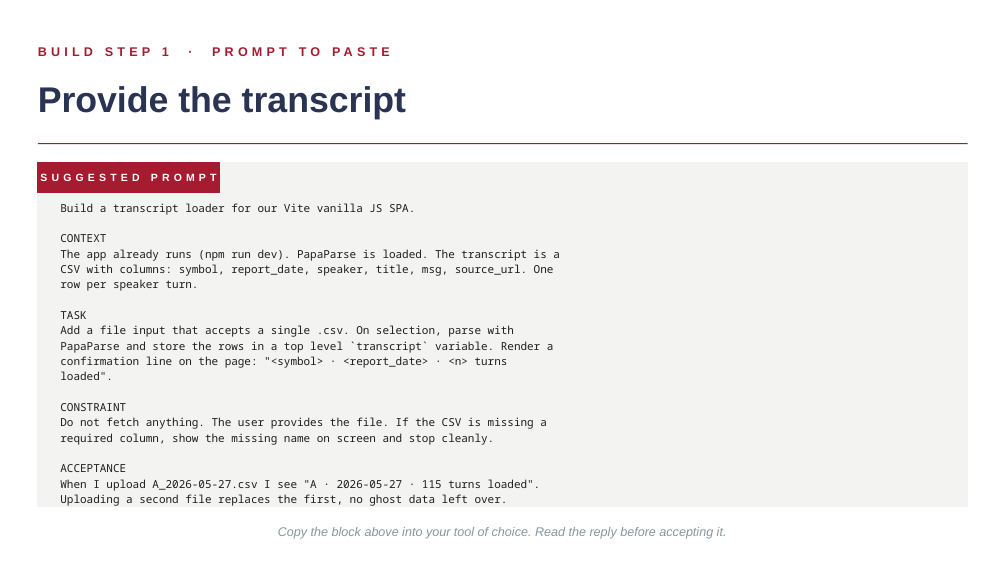
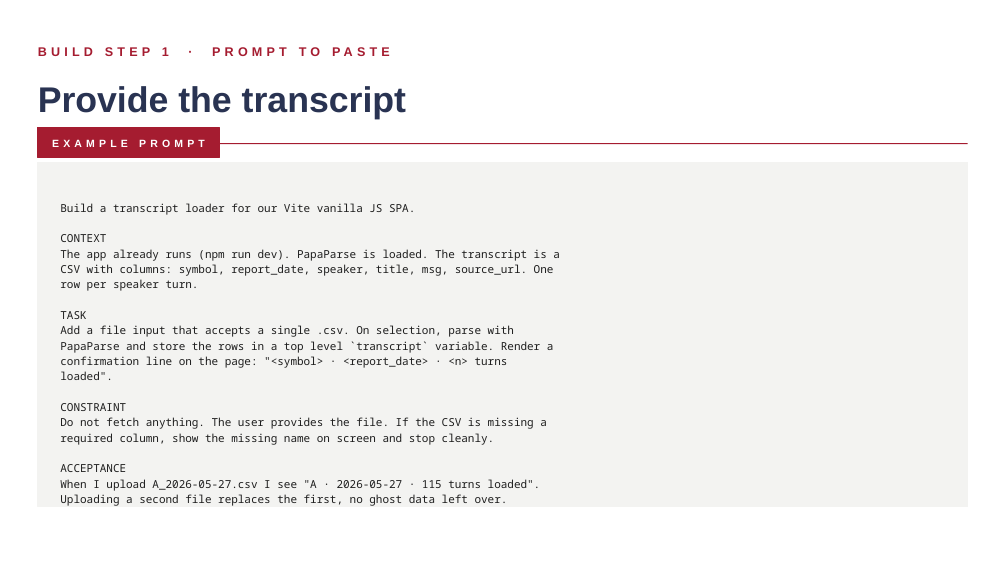
Before and after one commit to kwartler/vienna-genai-finance-course, a slide deck: slide 9 of lessons/day2-finance/C_Day2_Finance_SPA_Build.pptx. Drawn at 1008x567 pixels with LibreOffice and Linux fonts; fonts in the diff are those of the drawing. Boxes give left, top, right and bottom in pixels: in the first picture for what was removed or moved away, otherwise in the second. Text is boxed around its words. In the diff, an @@ line names an element or a change of style, - is before the commit and + after.

```diff
--- a/lessons/day2-finance/C_Day2_Finance_SPA_Build.pptx
+++ b/lessons/day2-finance/C_Day2_Finance_SPA_Build.pptx
@@ rectangle: place and size @@
-rectangle at <box>38,163,219,193</box>
+rectangle at <box>38,128,219,158</box>
@@ text at <box>52,139,205,147</box>: text changed @@
-SUGGESTED PROMPT
+EXAMPLE PROMPT
@@ text removed at <box>278,527,727,539</box> @@
-Copy the block above into your tool of choice. Read the reply before accepting it.
```
Also in this commit, not shown: 15 other slides changed.
